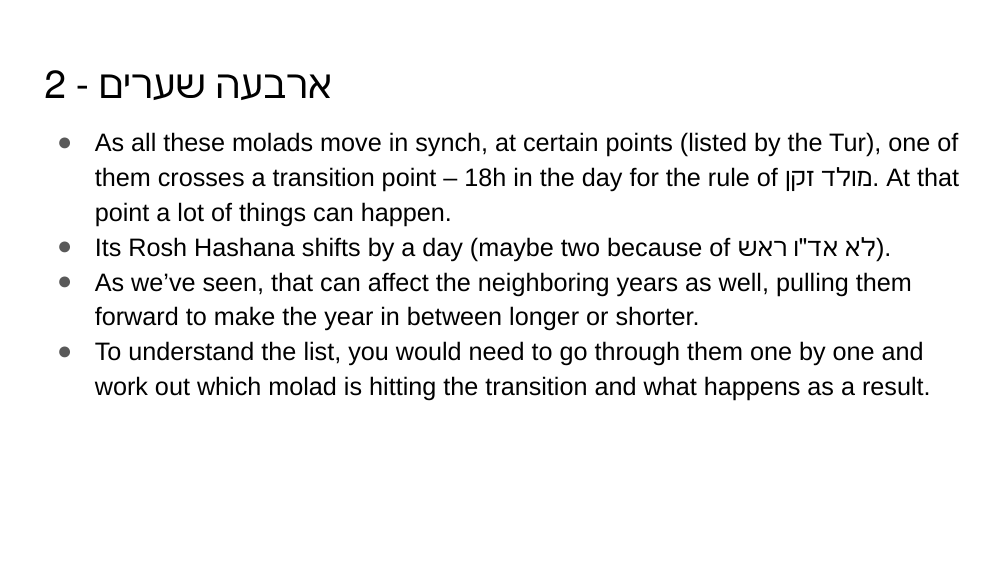
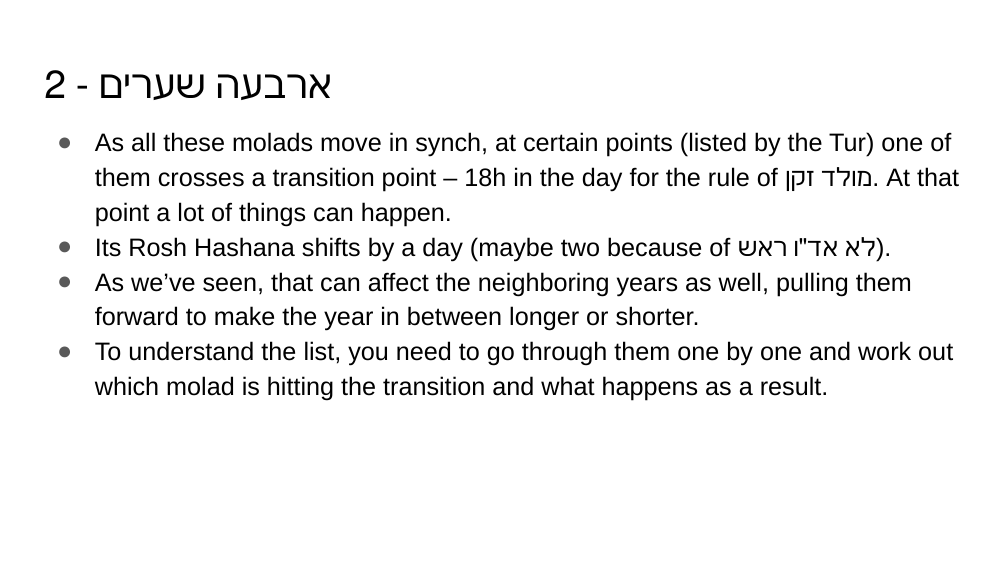
Before and after one commit to MichoelR/Keviyus, a slide deck: slide 17 of FourGates/FourGates.pptx. Drawn at 1008x567 pixels with LibreOffice and Linux fonts; fonts in the diff are those of the drawing. Boxes give left, top, right and bottom in pixels: in the first picture for what was removed or moved away, otherwise in the second. Text is boxed around its words. In the diff, an @@ line names an element or a change of style, - is before the commit and + after.

```diff
--- a/FourGates/FourGates.pptx
+++ b/FourGates/FourGates.pptx
@@ text at <box>95,132,959,227</box>: text changed @@
-● As all these molads move in synch, at certain points (listed by the Tur), one of them crosses a transition point – 18h in the day for the rule of מולד זקן. At that point a lot of things can happen.
+● As all these molads move in synch, at certain points (listed by the Tur) one of them crosses a transition point – 18h in the day for the rule of מולד זקן. At that point a lot of things can happen.
@@ text at <box>95,341,953,401</box>: text changed @@
-● To understand the list, you would need to go through them one by one and work out which molad is hitting the transition and what happens as a result.
+● To understand the list, you need to go through them one by one and work out which molad is hitting the transition and what happens as a result.
```
Also in this commit, not shown: 24 other slides changed.
